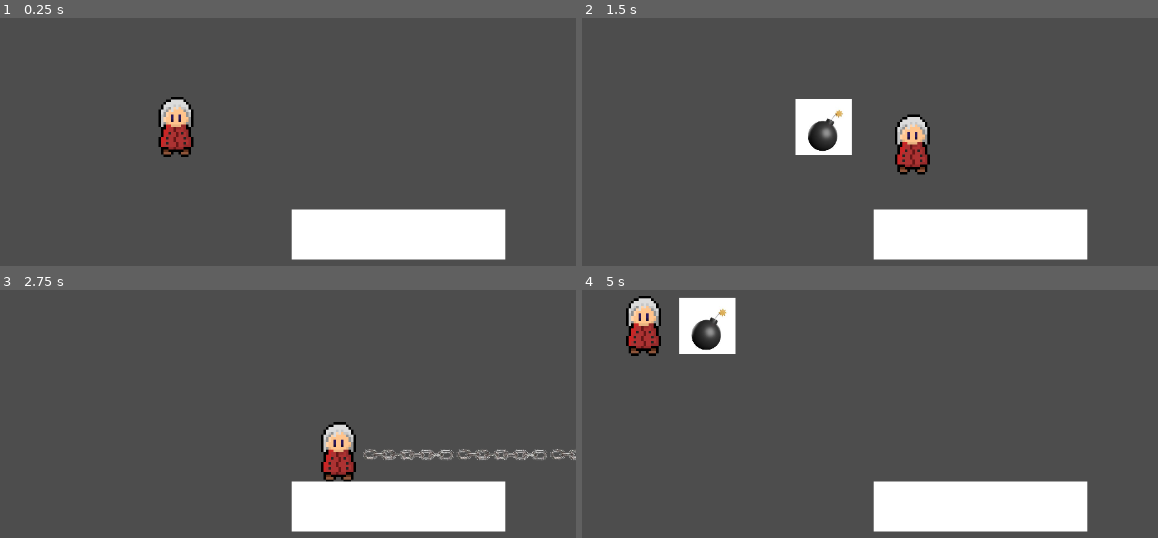
Above: before the commit, frames 1-4 (two rows, left to right).
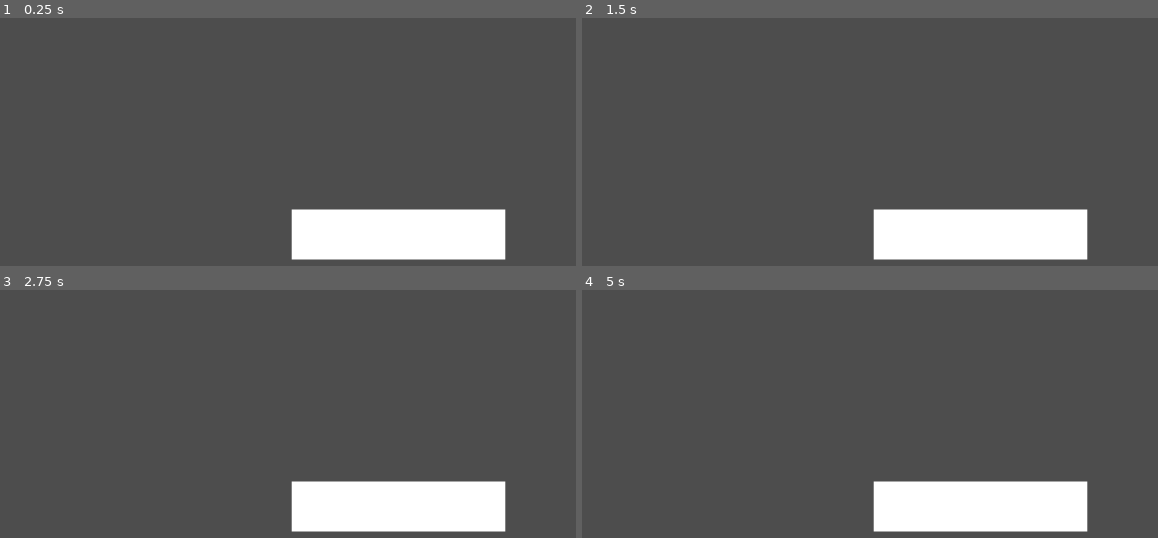
Above: after the commit, the same moments.

Repository: Iquecs2005/Loftrell
Game: Godot game, scene res://Scenes/cena_teste.tscn
Same seed, same stepped clock (60 frames per second), same inputs: the game is played once before the commit and once after it.
Inputs:
- Up to frame 1 (0.25 s): no input
- Up to frame 2 (1.5 s): tap Enter at 0.5 s; hold D (MoveRight) 0.53-1.28 s; tap K (BombAction) at 0.6 s; hold S (MoveDown) from 1.28 s (still down); tap P (BowAction) at 1.35 s
- Up to frame 3 (2.75 s): tap Space at 2 s; release S (MoveDown) at 2.03 s; hold D (MoveRight) from 2.03 s (still down); tap L (HookAction) at 2.1 s
- Up to frame 4 (5 s): tap Enter at 2.75 s; release D (MoveRight) at 2.78 s; hold W (MoveUp) 2.78-3.53 s; tap O (ShieldAction) at 2.85 s; hold A (MoveLeft) from 3.53 s (still down); tap I (SwordAction) at 3.6 s; tap K (BombAction) at 4.35 s

The runs differ from the first frame. In frame 1, 1.3% of the frame differs, in the area x 27-34%, y 31-57%; in frame 2, 3.3%, in the area x 36-61%, y 32-64%; in frame 3, 2.0%; in frame 4, 3.3%.
Error before the commit: Invalid assignment of property or key 'visible' with value of type 'bool' on a base object of type 'Nil'. (res://Scripts/player.gd:89)

Commit message:
STOP FIGHTIIIIIIIIIIIIIIIINNNNNNNNNNNNNNGGGGGGGGGGGGG

Diff:
--- a/Prefabs/Player.tscn
+++ b/Prefabs/Player.tscn
@@ -1,4 +1,5 @@
 [gd_scene load_steps=10 format=3 uid="uid://diyrwckyhjymg"]
+[gd_scene load_steps=10 format=3 uid="uid://ca43refstl3qj"]
 
 [ext_resource type="Script" uid="uid://dswraaekfjdga" path="res://Scripts/player.gd" id="1_b43ah"]
 [ext_resource type="Texture2D" uid="uid://cdnh330mnaik2" path="res://Sprites/MainCharacter2.png" id="2_shmu5"]
@@ -23,6 +24,7 @@
 size = Vector2(16, 15)
 
 [node name="Player" type="RigidBody2D" node_paths=PackedStringArray("raycast", "bombTimer")]
+[node name="Player" type="RigidBody2D" node_paths=PackedStringArray("raycast")]
 collision_mask = 3
 gravity_scale = 0.0
 lock_rotation = true
@@ -37,7 +39,6 @@
 raycast = NodePath("RayCast2D")
 bombOfsset = 25
 hookOffset = 10
-bombTimer = NodePath("BombTimer")
 
 [node name="AnimatedSprite2D" type="AnimatedSprite2D" parent="."]
 sprite_frames = SubResource("SpriteFrames_kpjcp")
@@ -52,6 +53,9 @@
 
 [node name="BombTimer" type="Timer" parent="."]
 wait_time = 1.2
+one_shot = true
+
+[node name="AttackTimer" type="Timer" parent="."]
 one_shot = true
 
 [node name="RayCast2D" type="RayCast2D" parent="."]
@@ -72,5 +76,6 @@
 [connection signal="OnShieldInput" from="InputManager" to="." method="RaiseShield"]
 [connection signal="OnSwordInput" from="InputManager" to="." method="SwingSword"]
 [connection signal="timeout" from="BombTimer" to="." method="BombTimeout"]
+[connection signal="timeout" from="AttackTimer" to="." method="AttackTimeout"]
 [connection signal="OnDeath" from="HealthController" to="." method="Destroy"]
 [connection signal="OnDamage" from="DamageController" to="HealthController" method="TakeDamage"]
--- a/Scripts/player.gd
+++ b/Scripts/player.gd
@@ -2,6 +2,9 @@
 
 @onready var healthController = $HealthController
 @onready var damageController = $DamageController
+
+@onready var bombTimer = $BombTimer
+@onready var attackTimer = $AttackTimer
 
 @export var maxSpeed : float
 @export var acceleration : float
@@ -28,9 +31,6 @@
 
 @export var bombOfsset = 0
 @export var hookOffset = 0
-
-@export var bombTimer : Timer
-@export var attackTimer : Timer
 
 var bombCooldown = true
 var hookCooldown = true
Not shown: 1 places in Scenes/cena_teste.tscn that only renumber resources
